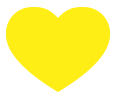
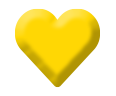
Layers edited between the first and the second 116px x 96px image:
added layer "Vector Smart Object" above "Layer 2" over bbox(14, 8, 101, 88)
hid "Vector Smart Object11" over bbox(6, 7, 110, 92)
